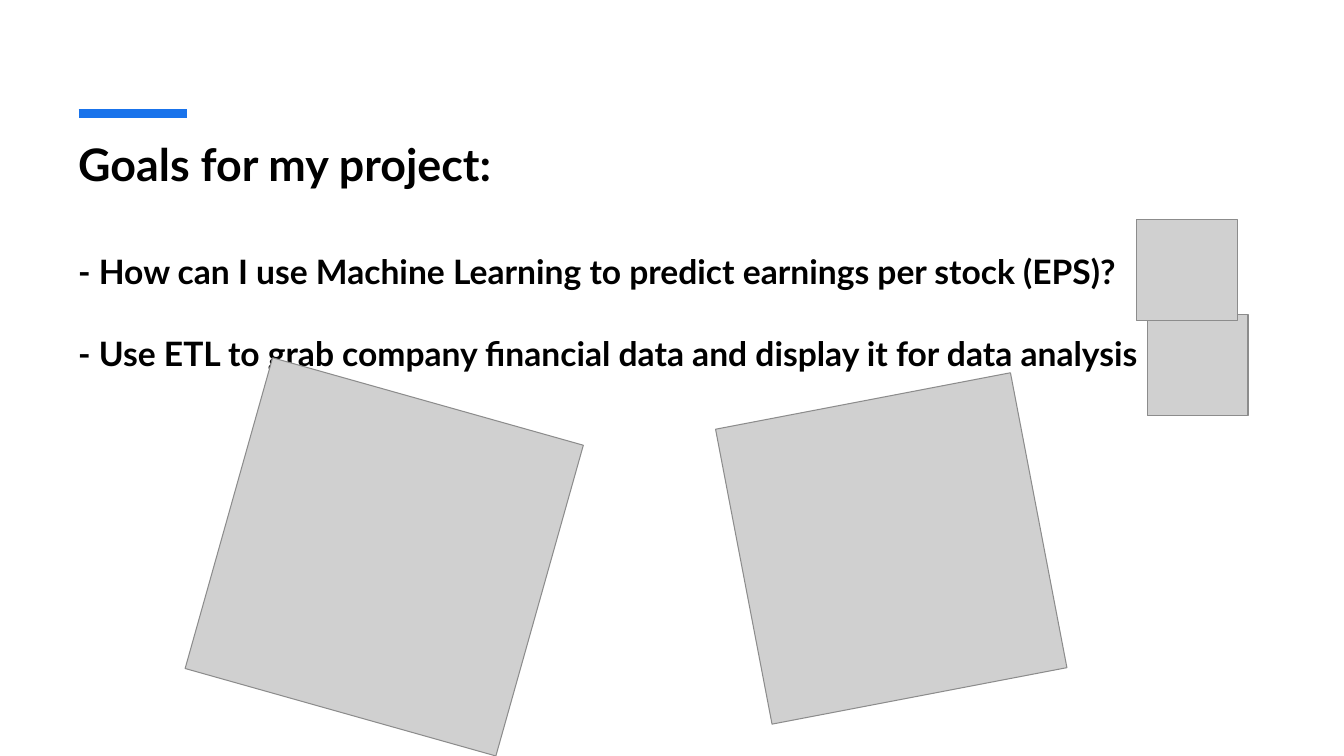
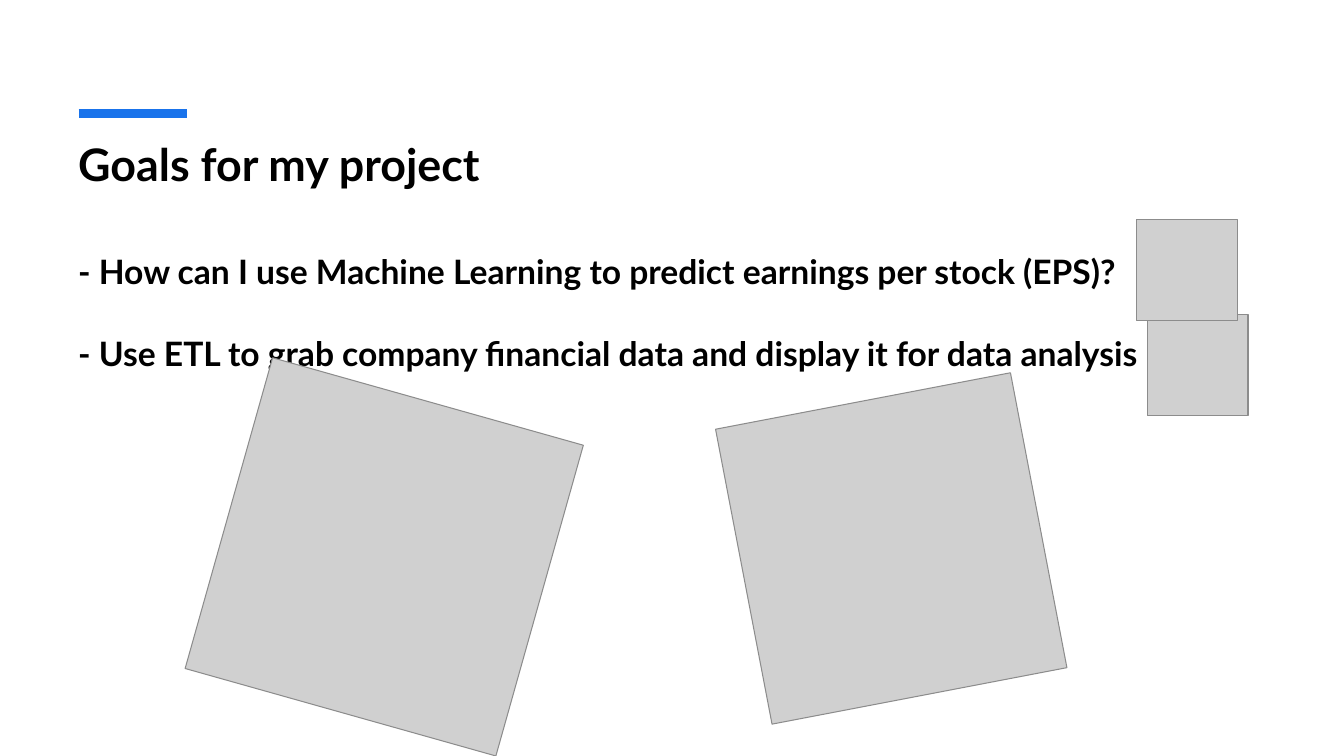
Before and after one commit to jayxu9000/epsPredictor, a slide deck: slide 3 of environment/Capstone Presentation Slides.pptx (slide 2 before the commit). Drawn at 1344x756 pixels with LibreOffice and Linux fonts; fonts in the diff are those of the drawing; grey boxes stand for pictures. Boxes give left, top, right and bottom in pixels: in the first picture for what was removed or moved away, otherwise in the second. Text is boxed around its words. In the diff, an @@ line names an element or a change of style, - is before the commit and + after.

Commit message:
Corrected presentation typos and reran my code

```diff
--- a/environment/Capstone Presentation Slides.pptx
+++ b/environment/Capstone Presentation Slides.pptx
@@ text at bbox=[78, 147, 480, 189]: text changed @@
-Goals for my project:
+Goals for my project
```
Also in this commit, not shown: 3 other slides changed, 2 slides added, 53 other files.
